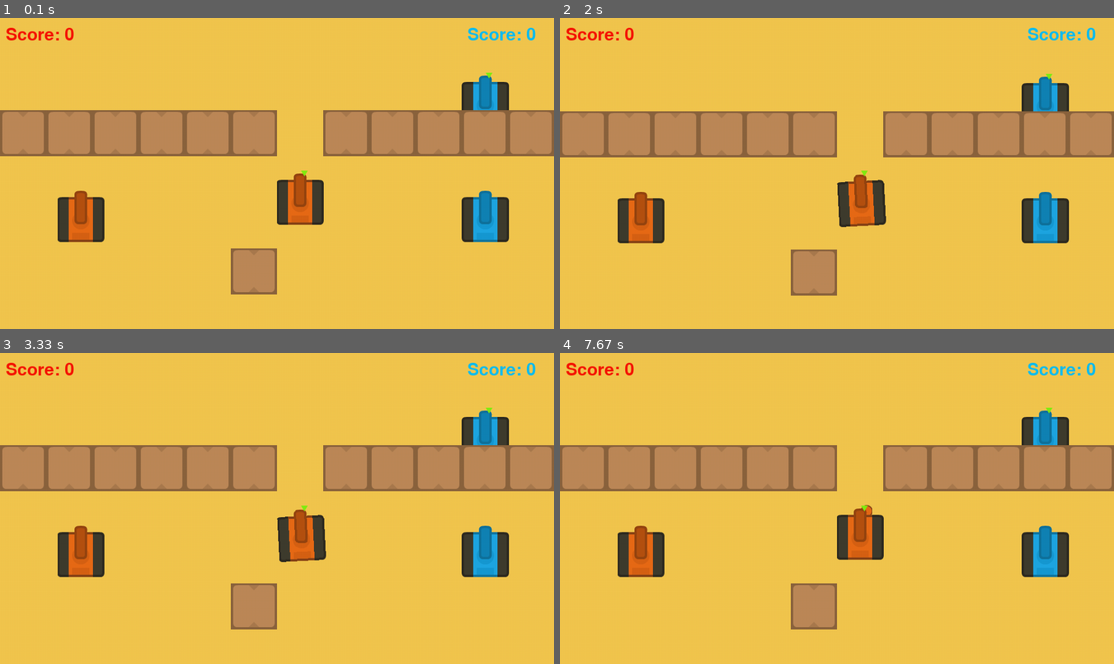
Above: before the commit, frames 1-4 (two rows, left to right).
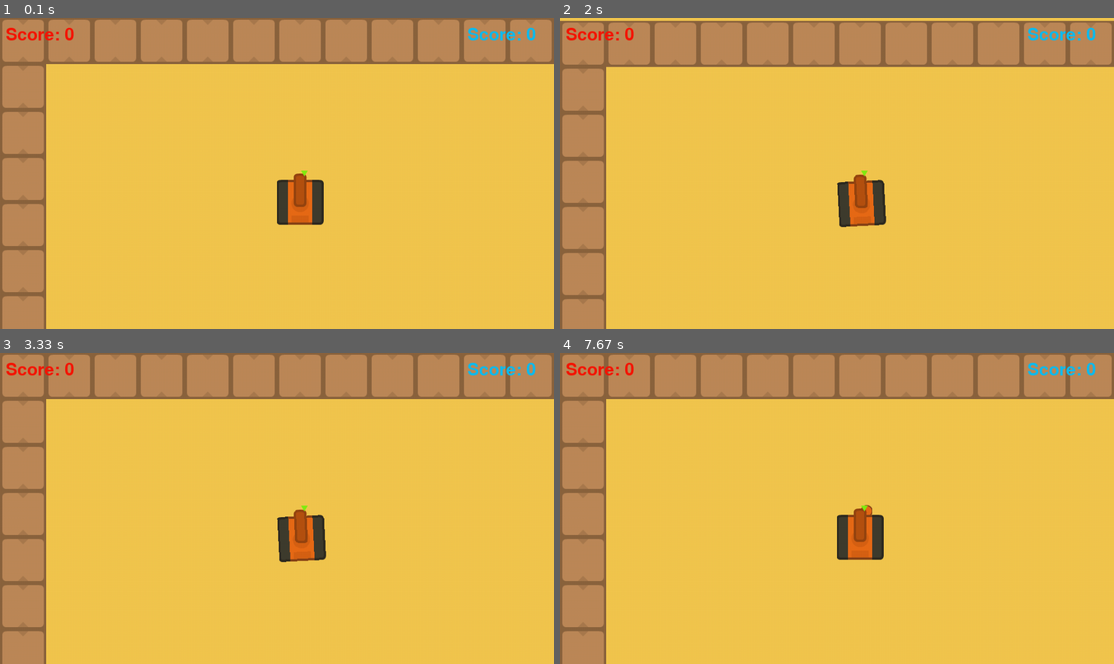
Above: after the commit, the same moments.

Repository: lenghia2797/TankPyGame
Game: pygame game, started from main.py
Two runs of this game, one before a commit and one after it. Both use one fixed random seed, a clock stepped at 60 frames per second and the inputs below.
Inputs:
- Up to frame 1 (0.1 s): no input
- Up to frame 2 (2 s): tap one key every 0.33 s from 0.33 s: W S X A W
- Up to frame 3 (3.33 s): tap S at 3 s
- Up to frame 4 (7.67 s): tap D at 4.4, 6.07 s; tap A at 4.73 s; tap X at 7.57 s

The runs differ from the first frame. In frame 1, 37% of the frame differs, in the area x 0-100%, y 0-100%; in frame 2, 38%; in frame 3, 37%; in frame 4, 37%.

Commit message:
add player and wall collision

Diff:
--- a/GameScene.py
+++ b/GameScene.py
@@ -31,7 +31,7 @@
 
         # self.background = GameObject(self, -200, -200, Constants.SCREEN_WIDTH * 4,
                                     #  Constants.SCREEN_HEIGHT * 4, self.game.loader.background_image, 0)
-        self.player_1_1 = Player(self, 960/2, 540/2, Constants.TANK_WIDTH,
+        self.player = Player(self, 960/2, 540/2, Constants.TANK_WIDTH,
                                  Constants.TANK_HEIGHT, self.game.loader.tank_red_image, 3)
         # self.player_1_1.ignoreCamera = True
         # self.player_1_1.triangle.ignoreCamera = True
@@ -62,7 +62,7 @@
             bullet = Bullet(self, -100, -100, Constants.BULLET_WIDTH,
                             Constants.BULLET_HEIGHT, self.game.loader.bullet_red_image, 2)
             bullet.active = False
-            bullet.tank = self.player_1_1
+            bullet.tank = self.player
             bullet.color = 1
             self.add(bullet)
             self.redBullets.append(bullet)
@@ -80,16 +80,17 @@
             self.blueBullets.append(bullet)
 
         # self.add(self.background)
-        self.add(self.player_1_1)
-        self.add(self.player_1_2)
-        self.add(self.player_1_1.triangle)
-        self.add(self.player_1_2.triangle)
-        self.add(self.wall)
+        self.add(self.player)
+        # self.add(self.player_1_2)
+        self.add(self.player.triangle)
+        # self.add(self.player_1_2.triangle)
+        # self.add(self.wall)
         if self.gameMode == 2:
-            self.add(self.player_2_1)
-            self.add(self.player_2_2)
-            self.add(self.player_2_1.triangle)
-            self.add(self.player_2_2.triangle)
+            pass
+            # self.add(self.player_2_1)
+            # self.add(self.player_2_2)
+            # self.add(self.player_2_1.triangle)
+            # self.add(self.player_2_2.triangle)
         else:
             self.add(self.enemy)
 
@@ -101,25 +102,56 @@
     def update(self):
         self.screen.fill((243, 199, 79))
         self.updateCameraOffsetObject(
-            Constants.SCREEN_WIDTH/2 - self.player_1_1.x,
-            Constants.SCREEN_HEIGHT/2 - self.player_1_1.y
+            Constants.SCREEN_WIDTH/2 - self.player.x,
+            Constants.SCREEN_HEIGHT/2 - self.player.y
         )
         running = super().update()
 
-        self.checkCollisionBulletWall(self.redBullets)
-        self.checkCollisionBulletWall(self.blueBullets)
+        self.checkCollisionPlayerMap()
+
+        # self.checkCollisionBulletWall(self.redBullets)
+        # self.checkCollisionBulletWall(self.blueBullets)
         if self.gameMode == 2:
             self.checkCollisionBulletTank(self.redBullets, self.player_2_1)
             self.checkCollisionBulletTank(self.redBullets, self.player_2_2)
         else:
             self.checkCollisionBulletTank(self.redBullets, self.enemy)
-        self.checkCollisionBulletTank(self.blueBullets, self.player_1_1)
+        self.checkCollisionBulletTank(self.blueBullets, self.player)
         self.checkCollisionBulletTank(self.blueBullets, self.player_1_2)
 
         self.scoreLabel.update()
         self.scoreLabel2.update()
 
         return running
+
+    def checkCollisionPlayerMap(self):
+        for tile in self.map.tiles:
+            self.checkCollisionPlayerWall(tile)
+
+    def checkCollisionPlayerWall(self, wall):
+        collision_tolerance = 5
+        if not wall.visible: return
+        wall_rect = pygame.Rect(wall.x, wall.y,
+                                        wall.width, wall.height)
+        player_rect = pygame.Rect(self.player.x, self.player.y,
+                                          self.player.width, self.player.height)
+        if player_rect.colliderect(wall_rect):
+            if abs(wall_rect.top - player_rect.bottom) < collision_tolerance :
+                # right
+                print('right')
+                self.player.canMoveRight = False
+            elif abs(wall_rect.bottom - player_rect.top) < collision_tolerance :
+                # top
+                print('top')
+                self.player.canMoveUp = False
+            elif abs(wall_rect.right - player_rect.left) < collision_tolerance :
+                # left
+                print('left')
+                self.player.canMoveLeft = False
+            elif abs(wall_rect.left - player_rect.right) < collision_tolerance :
+                # down
+                print('down')
+                self.player.canMoveDown = False
 
     def checkCollisionBulletWall(self, bullets):
         collision_tolerance = 10
@@ -159,9 +191,9 @@
     def shootBullet(self):
         bullet = self.getRedDeadBullet()
         if bullet:
-            if self.player_1_1.type == TankType.PLAYER_1:
-                bullet.tank = self.player_1_1
-            elif self.player_1_1.type == TankType.AI_1:
+            if self.player.type == TankType.PLAYER_1:
+                bullet.tank = self.player
+            elif self.player.type == TankType.AI_1:
                 bullet.tank = self.player_1_2
 
             now = pygame.time.get_ticks()
--- a/assets/map.csv
+++ b/assets/map.csv
@@ -1,20 +1,20 @@
--1,-1,-1,-1,-1,-1,3,3,-1,-1,-1,-1,-1,-1,-1,3,-1,-1,-1,-1,-1,-1,-1,3,-1,-1,-1,-1,-1,-1
--1,-1,-1,-1,-1,-1,3,-1,-1,-1,-1,-1,-1,-1,-1,3,-1,-1,-1,-1,-1,-1,-1,3,-1,-1,-1,-1,-1,-1
-5,5,5,5,5,5,3,5,5,5,5,5,5,5,5,3,5,5,5,5,5,5,5,3,-1,-1,-1,-1,-1,-1
--1,-1,-1,-1,-1,-1,3,-1,-1,-1,-1,-1,-1,-1,-1,3,-1,-1,-1,-1,-1,-1,-1,3,-1,-1,-1,-1,-1,-1
--1,-1,-1,-1,-1,-1,3,-1,-1,-1,-1,-1,-1,-1,-1,3,-1,-1,-1,-1,-1,3,-1,3,-1,-1,-1,-1,-1,-1
--1,-1,-1,-1,-1,-1,3,-1,-1,-1,-1,-1,-1,-1,-1,3,-1,-1,-1,-1,-1,3,3,3,3,3,3,3,3,3
--1,-1,-1,-1,-1,-1,3,-1,-1,-1,-1,-1,-1,-1,-1,3,-1,-1,-1,-1,-1,-1,-1,3,-1,-1,-1,-1,-1,-1
-0,0,0,0,0,0,3,0,0,0,0,0,0,0,0,3,0,0,0,-1,-1,-1,-1,3,-1,-1,-1,-1,-1,-1
--1,-1,-1,-1,-1,-1,3,-1,-1,-1,-1,-1,-1,-1,-1,3,-1,-1,-1,-1,-1,-1,-1,3,-1,-1,-1,-1,-1,-1
--1,-1,-1,-1,-1,-1,3,-1,-1,-1,-1,-1,-1,-1,-1,3,-1,-1,-1,-1,-1,-1,-1,3,-1,-1,-1,-1,-1,-1
--1,-1,-1,-1,-1,-1,3,-1,-1,-1,-1,-1,-1,-1,-1,3,-1,-1,-1,-1,-1,-1,-1,3,-1,-1,-1,-1,-1,-1
--1,-1,-1,-1,-1,-1,3,-1,-1,-1,-1,-1,-1,-1,-1,3,6,6,6,6,6,-1,-1,3,-1,-1,-1,-1,-1,-1
-6,6,6,6,6,6,3,6,6,6,6,6,6,6,6,3,-1,-1,-1,-1,-1,-1,-1,3,-1,-1,-1,-1,-1,-1
--1,-1,-1,-1,-1,-1,3,-1,-1,-1,-1,-1,-1,-1,-1,3,-1,-1,-1,-1,-1,-1,3,3,-1,-1,-1,-1,-1,-1
--1,-1,-1,-1,-1,-1,3,-1,-1,-1,-1,-1,-1,-1,-1,3,-1,-1,-1,-1,-1,-1,-1,3,3,3,3,3,3,3
--1,-1,-1,-1,-1,-1,3,-1,-1,-1,-1,-1,-1,-1,-1,3,-1,-1,-1,-1,-1,-1,-1,3,-1,-1,-1,-1,-1,-1
--1,-1,-1,-1,-1,-1,3,-1,-1,-1,-1,-1,-1,-1,-1,3,-1,2,2,2,2,-1,-1,3,-1,-1,-1,-1,-1,-1
-2,2,2,2,2,2,3,2,2,2,2,2,2,2,2,3,2,2,-1,-1,-1,-1,-1,3,-1,-1,-1,-1,-1,-1
--1,-1,-1,-1,-1,-1,3,-1,-1,-1,-1,-1,-1,-1,-1,3,-1,-1,-1,-1,-1,-1,-1,3,-1,-1,-1,-1,-1,-1
--1,-1,-1,-1,-1,-1,3,-1,-1,-1,-1,-1,-1,-1,-1,-1,-1,-1,-1,-1,-1,-1,-1,3,-1,-1,-1,-1,-1,-1
+3,3,3,3,3,3,3,3,3,3,3,3,3,3,3,3,3,3,3,3,3,3,3,3,3,3,3,3,3,3
+3,-1,-1,-1,-1,-1,-1,-1,-1,-1,-1,-1,3,-1,-1,-1,-1,-1,-1,-1,-1,-1,-1,-1,3,-1,-1,-1,-1,3
+3,-1,-1,-1,-1,-1,-1,-1,-1,-1,-1,-1,3,-1,-1,-1,-1,3,3,3,3,3,-1,-1,3,-1,-1,-1,-1,3
+3,-1,-1,-1,-1,-1,-1,-1,-1,-1,-1,-1,3,-1,-1,-1,-1,-1,-1,-1,-1,-1,-1,-1,3,-1,-1,-1,-1,3
+3,-1,-1,-1,-1,-1,-1,-1,-1,-1,-1,-1,3,-1,-1,-1,-1,-1,-1,-1,-1,-1,-1,-1,3,-1,-1,-1,-1,3
+3,-1,-1,-1,-1,-1,-1,-1,-1,-1,-1,-1,3,3,3,3,3,3,3,3,-1,-1,-1,-1,3,-1,-1,-1,-1,3
+3,-1,-1,-1,-1,-1,-1,-1,-1,-1,-1,-1,3,3,3,3,3,3,3,3,-1,-1,-1,-1,3,-1,-1,-1,-1,3
+3,-1,-1,-1,-1,-1,-1,-1,-1,-1,-1,-1,-1,-1,-1,-1,-1,-1,-1,-1,-1,-1,-1,-1,-1,-1,-1,-1,-1,3
+3,-1,-1,-1,-1,-1,-1,-1,-1,-1,-1,-1,-1,-1,-1,-1,-1,-1,-1,-1,-1,-1,-1,-1,-1,-1,-1,-1,-1,3
+3,3,3,3,3,3,3,3,3,3,-1,-1,-1,3,-1,-1,-1,-1,-1,-1,-1,-1,-1,-1,-1,-1,-1,-1,-1,3
+3,-1,-1,-1,-1,-1,-1,-1,-1,3,-1,-1,-1,-1,-1,-1,3,3,-1,-1,-1,3,3,3,3,3,3,3,3,3
+3,-1,-1,-1,-1,-1,-1,-1,-1,3,-1,-1,-1,-1,-1,-1,3,3,-1,-1,-1,3,3,3,3,3,3,3,3,3
+3,-1,-1,-1,-1,-1,-1,-1,-1,3,-1,-1,3,-1,-1,-1,3,3,-1,-1,-1,3,-1,-1,-1,-1,-1,-1,-1,3
+3,-1,-1,3,3,3,-1,-1,-1,3,-1,-1,3,-1,-1,-1,3,3,-1,-1,-1,3,-1,-1,-1,-1,-1,-1,-1,3
+3,-1,-1,-1,-1,3,-1,-1,-1,-1,-1,-1,3,-1,-1,-1,3,3,-1,-1,-1,3,-1,-1,-1,-1,-1,-1,-1,3
+3,-1,-1,-1,-1,3,-1,-1,-1,-1,-1,-1,-1,-1,-1,-1,3,3,-1,-1,-1,3,-1,-1,-1,-1,-1,-1,-1,3
+3,-1,-1,-1,-1,3,-1,-1,-1,-1,-1,-1,-1,-1,-1,-1,3,3,-1,-1,-1,3,-1,-1,-1,-1,-1,-1,-1,3
+3,-1,-1,-1,-1,-1,-1,-1,-1,-1,-1,-1,-1,-1,-1,-1,-1,-1,-1,-1,-1,-1,-1,-1,-1,-1,-1,-1,-1,3
+3,-1,-1,-1,-1,-1,-1,-1,-1,-1,-1,-1,-1,-1,-1,-1,-1,-1,-1,-1,-1,-1,-1,-1,-1,-1,-1,-1,-1,3
+3,3,3,3,3,3,3,3,3,3,3,3,3,3,3,3,3,3,3,3,3,3,3,3,3,3,3,3,3,3
--- a/assets/map.tmx
+++ b/assets/map.tmx
@@ -1,30 +1,33 @@
 <?xml version="1.0" encoding="UTF-8"?>
 <map version="1.9" tiledversion="1.9.2" orientation="orthogonal" renderorder="right-down" width="30" height="20" tilewidth="80" tileheight="80" infinite="0" nextlayerid="2" nextobjectid="1">
+ <editorsettings>
+  <export target="map.csv" format="csv"/>
+ </editorsettings>
  <tileset firstgid="1" name="tiles" tilewidth="80" tileheight="80" tilecount="8" columns="4">
   <image source="../../Tank/assets/tiles/tiles.png" width="320" height="160"/>
  </tileset>
  <layer id="1" name="Tile Layer 1" width="30" height="20">
   <data encoding="csv">
-0,0,0,0,0,0,4,4,0,0,0,0,0,0,0,4,0,0,0,0,0,0,0,4,0,0,0,0,0,0,
-0,0,0,0,0,0,4,0,0,0,0,0,0,0,0,4,0,0,0,0,0,0,0,4,0,0,0,0,0,0,
-6,6,6,6,6,6,4,6,6,6,6,6,6,6,6,4,6,6,6,6,6,6,6,4,0,0,0,0,0,0,
-0,0,0,0,0,0,4,0,0,0,0,0,0,0,0,4,0,0,0,0,0,0,0,4,0,0,0,0,0,0,
-0,0,0,0,0,0,4,0,0,0,0,0,0,0,0,4,0,0,0,0,0,4,0,4,0,0,0,0,0,0,
-0,0,0,0,0,0,4,0,0,0,0,0,0,0,0,4,0,0,0,0,0,4,4,4,4,4,4,4,4,4,
-0,0,0,0,0,0,4,0,0,0,0,0,0,0,0,4,0,0,0,0,0,0,0,4,0,0,0,0,0,0,
-1,1,1,1,1,1,4,1,1,1,1,1,1,1,1,4,1,1,1,0,0,0,0,4,0,0,0,0,0,0,
-0,0,0,0,0,0,4,0,0,0,0,0,0,0,0,4,0,0,0,0,0,0,0,4,0,0,0,0,0,0,
-0,0,0,0,0,0,4,0,0,0,0,0,0,0,0,4,0,0,0,0,0,0,0,4,0,0,0,0,0,0,
-0,0,0,0,0,0,4,0,0,0,0,0,0,0,0,4,0,0,0,0,0,0,0,4,0,0,0,0,0,0,
-0,0,0,0,0,0,4,0,0,0,0,0,0,0,0,4,7,7,7,7,7,0,0,4,0,0,0,0,0,0,
-7,7,7,7,7,7,4,7,7,7,7,7,7,7,7,4,0,0,0,0,0,0,0,4,0,0,0,0,0,0,
-0,0,0,0,0,0,4,0,0,0,0,0,0,0,0,4,0,0,0,0,0,0,4,4,0,0,0,0,0,0,
-0,0,0,0,0,0,4,0,0,0,0,0,0,0,0,4,0,0,0,0,0,0,0,4,4,4,4,4,4,4,
-0,0,0,0,0,0,4,0,0,0,0,0,0,0,0,4,0,0,0,0,0,0,0,4,0,0,0,0,0,0,
-0,0,0,0,0,0,4,0,0,0,0,0,0,0,0,4,0,3,3,3,3,0,0,4,0,0,0,0,0,0,
-3,3,3,3,3,3,4,3,3,3,3,3,3,3,3,4,3,3,0,0,0,0,0,4,0,0,0,0,0,0,
-0,0,0,0,0,0,4,0,0,0,0,0,0,0,0,4,0,0,0,0,0,0,0,4,0,0,0,0,0,0,
-0,0,0,0,0,0,4,0,0,0,0,0,0,0,0,0,0,0,0,0,0,0,0,4,0,0,0,0,0,0
+4,4,4,4,4,4,4,4,4,4,4,4,4,4,4,4,4,4,4,4,4,4,4,4,4,4,4,4,4,4,
+4,0,0,0,0,0,0,0,0,0,0,0,4,0,0,0,0,0,0,0,0,0,0,0,4,0,0,0,0,4,
+4,0,0,0,0,0,0,0,0,0,0,0,4,0,0,0,0,4,4,4,4,4,0,0,4,0,0,0,0,4,
+4,0,0,0,0,0,0,0,0,0,0,0,4,0,0,0,0,0,0,0,0,0,0,0,4,0,0,0,0,4,
+4,0,0,0,0,0,0,0,0,0,0,0,4,0,0,0,0,0,0,0,0,0,0,0,4,0,0,0,0,4,
+4,0,0,0,0,0,0,0,0,0,0,0,4,4,4,4,4,4,4,4,0,0,0,0,4,0,0,0,0,4,
+4,0,0,0,0,0,0,0,0,0,0,0,4,4,4,4,4,4,4,4,0,0,0,0,4,0,0,0,0,4,
+4,0,0,0,0,0,0,0,0,0,0,0,0,0,0,0,0,0,0,0,0,0,0,0,0,0,0,0,0,4,
+4,0,0,0,0,0,0,0,0,0,0,0,0,0,0,0,0,0,0,0,0,0,0,0,0,0,0,0,0,4,
+4,4,4,4,4,4,4,4,4,4,0,0,0,4,0,0,0,0,0,0,0,0,0,0,0,0,0,0,0,4,
+4,0,0,0,0,0,0,0,0,4,0,0,0,0,0,0,4,4,0,0,0,4,4,4,4,4,4,4,4,4,
+4,0,0,0,0,0,0,0,0,4,0,0,0,0,0,0,4,4,0,0,0,4,4,4,4,4,4,4,4,4,
+4,0,0,0,0,0,0,0,0,4,0,0,4,0,0,0,4,4,0,0,0,4,0,0,0,0,0,0,0,4,
+4,0,0,4,4,4,0,0,0,4,0,0,4,0,0,0,4,4,0,0,0,4,0,0,0,0,0,0,0,4,
+4,0,0,0,0,4,0,0,0,0,0,0,4,0,0,0,4,4,0,0,0,4,0,0,0,0,0,0,0,4,
+4,0,0,0,0,4,0,0,0,0,0,0,0,0,0,0,4,4,0,0,0,4,0,0,0,0,0,0,0,4,
+4,0,0,0,0,4,0,0,0,0,0,0,0,0,0,0,4,4,0,0,0,4,0,0,0,0,0,0,0,4,
+4,0,0,0,0,0,0,0,0,0,0,0,0,0,0,0,0,0,0,0,0,0,0,0,0,0,0,0,0,4,
+4,0,0,0,0,0,0,0,0,0,0,0,0,0,0,0,0,0,0,0,0,0,0,0,0,0,0,0,0,4,
+4,4,4,4,4,4,4,4,4,4,4,4,4,4,4,4,4,4,4,4,4,4,4,4,4,4,4,4,4,4
 </data>
  </layer>
 </map>
--- a/objects/Player.py
+++ b/objects/Player.py
@@ -13,6 +13,10 @@
 class Player(Tank):
     def __init__(self, scene, x, y, width, height, image, depth):
         super().__init__(scene, x, y, width, height, image, depth)
+        self.canMoveLeft = True
+        self.canMoveRight = True
+        self.canMoveUp = True
+        self.canMoveDown = True
         self.type = TankType.PLAYER_1
         self.setKey('down_a', self.onPressA)
         self.setKey('down_d', self.onPressD)
@@ -48,6 +52,8 @@
             self.triangle.visible = True
 
     def updateByState(self):
+        dx = 0
+        dy = 0
         for state in self.states:
             if state == TankState.ROTATE_LEFT:
                 self.setAngle(self.angle + 1)
@@ -58,11 +64,31 @@
                 self.image = self.rot_center(self.scene.game.loader.tank_red_image,
                                              self.angle)
             if state == TankState.DOWN:
-                self.y += self.speed * math.cos(self.angle * math.pi / 180)
-                self.x += self.speed * math.sin(self.angle * math.pi / 180)
+                dy = self.speed * math.cos(self.angle * math.pi / 180)
+                dx = self.speed * math.sin(self.angle * math.pi / 180)
+                if dy < 0 and not self.canMoveUp: return
+                if dy > 0 and not self.canMoveDown: return
+                if dx < 0 and not self.canMoveLeft: return
+                if dx > 0 and not self.canMoveRight: return
+                self.y += dy
+                self.x += dx
             if state == TankState.UP:
-                self.y -= self.speed * math.cos(self.angle * math.pi / 180)
-                self.x -= self.speed * math.sin(self.angle * math.pi / 180)
+                dy = - self.speed * math.cos(self.angle * math.pi / 180)
+                dx = - self.speed * math.sin(self.angle * math.pi / 180)
+                if dy < 0 and not self.canMoveUp: return
+                if dy > 0 and not self.canMoveDown: return
+                if dx < 0 and not self.canMoveLeft: return
+                if dx > 0 and not self.canMoveRight: return
+                self.y += dy
+                self.x += dx
+        if dy > 0:
+            self.canMoveUp = True
+        if dy < 0:
+            self.canMoveDown = True
+        if dx < 0:
+            self.canMoveRight = True
+        if dx > 0:
+            self.canMoveLeft = True
 
     def onReleaseA(self):
         self.states.remove(TankState.ROTATE_LEFT)
--- a/objects/Tank.py
+++ b/objects/Tank.py
@@ -10,7 +10,7 @@
         super().__init__(scene, x, y, width, height, image, depth)
         self.states = [TankState.NORMAL]
 
-        self.speed = 1
+        self.speed = 2
         self.angle = 0
         self.image = pygame.transform.rotate(self.image, self.angle)
 
--- a/objects/TileMap.py
+++ b/objects/TileMap.py
@@ -33,7 +33,7 @@
         for row in map:
             x = 0
             for tile in row:
-                if tile == '5':
+                if tile == '3':
                     tiles.append(Tile(self.scene, x * self.tile_size, y * self.tile_size, self.tile_size, self.tile_size,
                                             self.scene.game.loader.wall_image, 3))
                     # Move to next tile in current row
